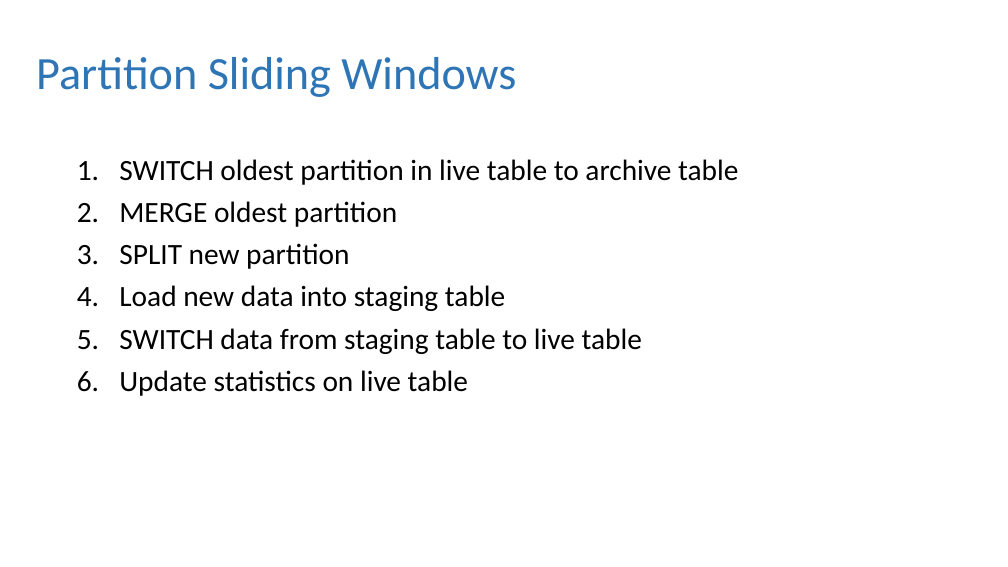
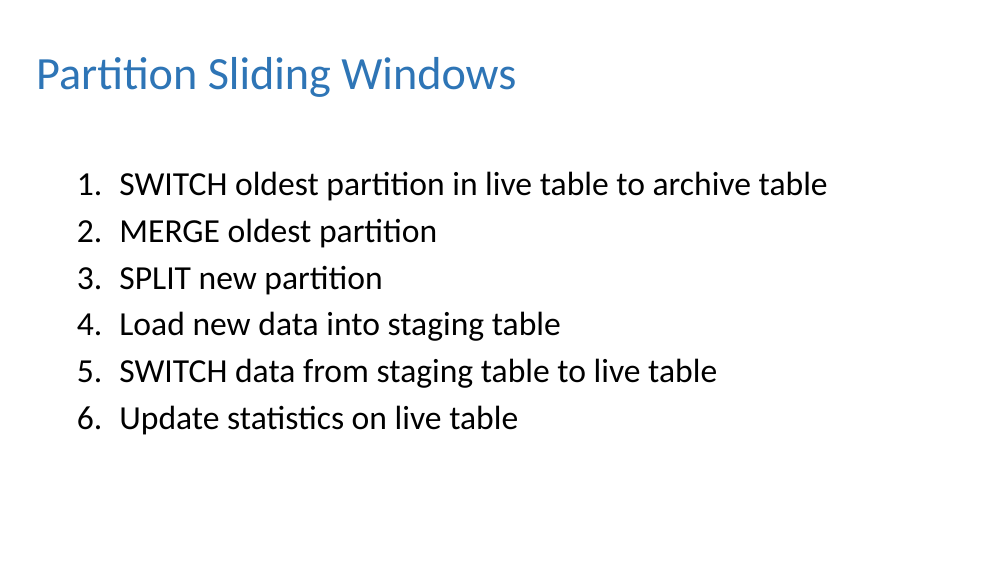
Before and after one commit to dbafromthecold/IntroToPartitioning, a slide deck: slide 32 of Intro to Partitioning.pptx. Drawn at 1008x567 pixels with LibreOffice and Linux fonts; fonts in the diff are those of the drawing; background and template pictures are left out. Boxes give left, top, right and bottom in pixels: in the first picture for what was removed or moved away, otherwise in the second. Text is boxed around its words. In the diff, an @@ line names an element or a change of style, - is before the commit and + after.

```diff
--- a/Intro to Partitioning.pptx
+++ b/Intro to Partitioning.pptx
@@ text "SWITCH oldest partition in live ...": place and size @@
-text "SWITCH oldest partition in live ..." at <box>119,159,738,396</box>
+text "SWITCH oldest partition in live ..." at <box>119,171,828,435</box>
@@ text "SWITCH oldest partition in live ..." at <box>119,171,828,435</box>: size 28 to 32 pt @@
```
Also in this commit, not shown: 20 other slides changed, 1 other file.
